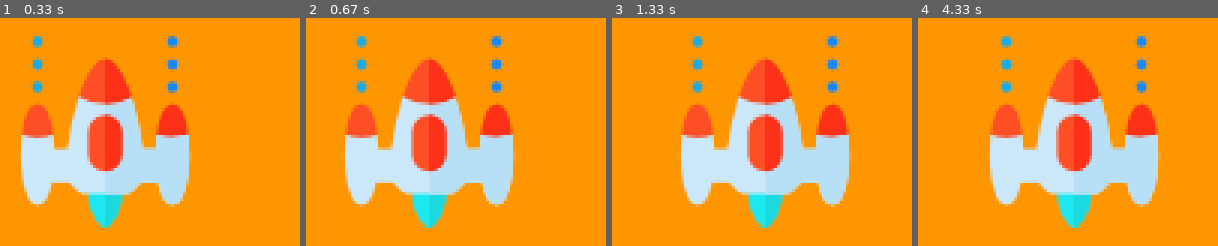
Above: before the commit, frames 1-4 (left to right).
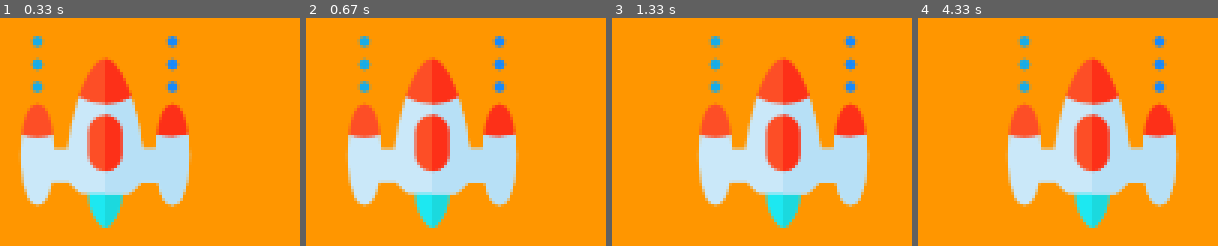
Above: after the commit, the same moments.

Repository: leafarJS/pygame_python
Game: pygame game, started from main.py
The game is run twice, just before and just after one commit, with the same random seed, the same clock (stepped at 60 frames per second) and the same inputs.
Inputs:
- Up to frame 1 (0.33 s): no input
- Up to frame 2 (0.67 s): hold Right from 0.33 s (still down)
- Up to frame 3 (1.33 s): release Right at 0.8 s; hold Right 0.83-1.3 s
- Up to frame 4 (4.33 s): hold Left 1.33-1.87 s; hold Left 1.9-2.3 s; hold Right 2.33-2.97 s; hold Left 3-3.47 s; hold Right 3.5-3.97 s; hold Right from 4 s (still down)

Frame 1 is identical in both runs. In frame 2, 7.5% of the frame differs, in the area x 12-71%, y 7-93%; in frame 3, 24%, in the area x 22-86%, y 7-93%; in frame 4, 24%.

Commit message:
commit adding boundaries to our game

Diff:
--- a/main.py
+++ b/main.py
@@ -40,16 +40,23 @@
       print("anything keystroke")
       if i.key == pg.K_LEFT:
         print('arrow left is pressed')
-        player_x_change = -0.3
+        player_x_change = -0.4
       if i.key == pg.K_RIGHT:
         print('arrow right is pressed')
-        player_x_change = 0.3
+        player_x_change = 0.4
     if i.type == pg.KEYUP:
       if i.key == pg.K_LEFT or i.key == pg.K_RIGHT:
         print("keystroke has benn released")
         player_x_change = 0.0
 
+
   player_x += player_x_change
+  #Adding Boundaries to Our Game
+  if player_x <= 0:
+    player_x = 0
+  elif player_x >= 736:
+    player_x = 736
+
 
   player(player_x, player_y)
   pg.display.update()
